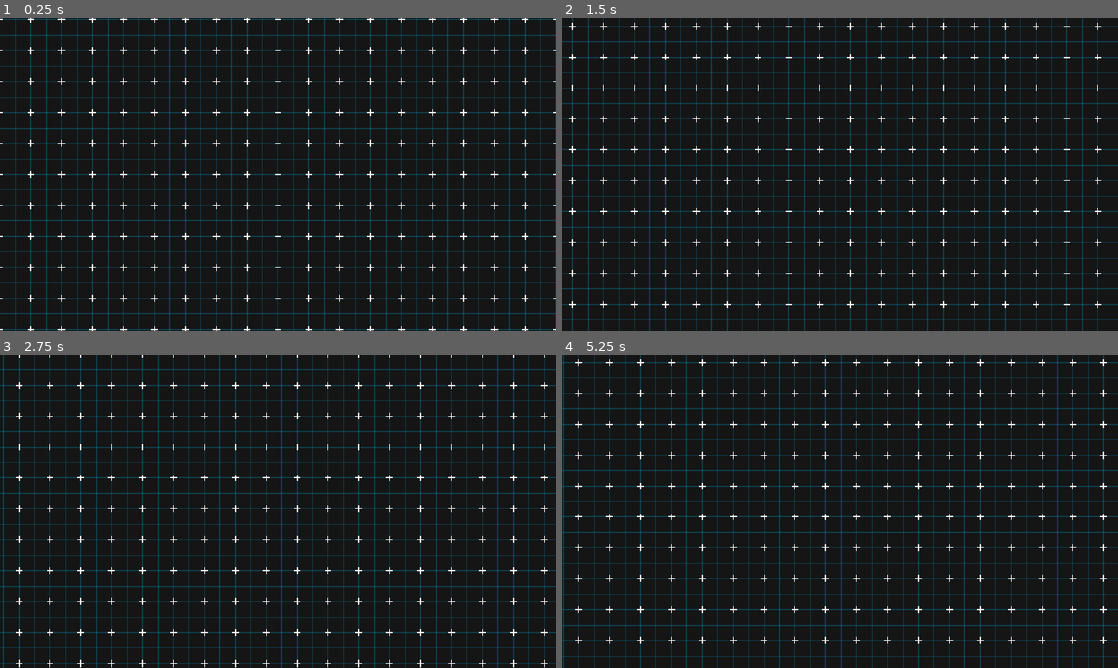
Above: before the commit, frames 1-4 (two rows, left to right).
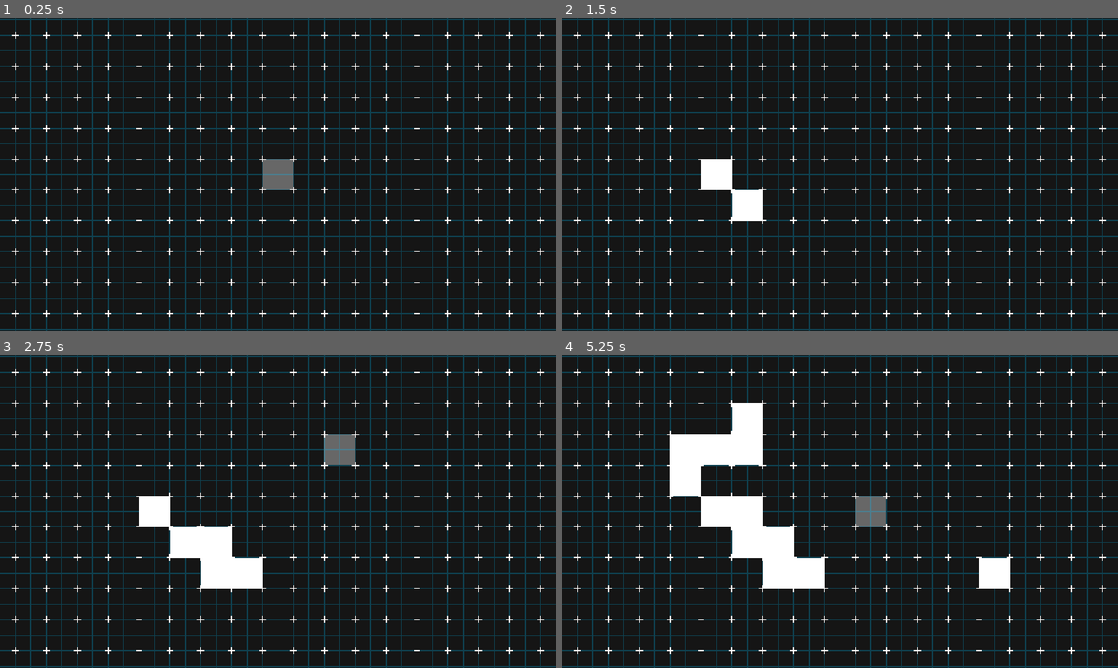
Above: after the commit, the same moments.

Repository: Justingo0/third.space-game
Game: Godot game, scene res://Scenes/test_scene.tscn
The game is run twice, just before and just after one commit, with the same random seed, the same clock (stepped at 60 frames per second) and the same inputs. Before the commit the project has no main scene; this scene is started directly in both runs.
Inputs (mouse positions are in pixels of both pictures, inside the frame that each line leads up to):
- Up to frame 1 (0.25 s): no input
- Up to frame 2 (1.5 s): tap Enter at 0.5 s; move the mouse to (962, 158) at 0.52 s; hold Right 0.53-1.25 s; hold Right mouse button (Delete, bound only after the commit) 0.53-1.25 s; click (962, 158) at 0.8 s; tap Space at 1.25 s; drag from (728, 190) to (812, 237) at 1.27 s
- Up to frame 3 (2.75 s): move the mouse to (333, 442) at 2.02 s; hold Right from 2.03 s (still down); hold Right mouse button (Delete, bound only after the commit) from 2.03 s (still down); click (333, 442) at 2.3 s
- Up to frame 4 (5.25 s): release Right at 2.75 s; release Right mouse button (Delete, bound only after the commit) at 2.75 s; tap Enter at 2.75 s; drag from (812, 574) to (673, 464) at 2.77 s; move the mouse to (1006, 558) at 3.52 s; press the mouse at (1006, 558) at 3.53 s; hold Left 3.53-4.25 s; tap Alt at 3.6 s; release the mouse at (1006, 558) at 4.25 s; tap Space at 4.25 s; drag from (673, 464) to (756, 433) at 4.27 s; move the mouse to (867, 511) at 5.02 s; hold Down from 5.03 s (still down); hold Right mouse button (Delete, bound only after the commit) from 5.03 s (still down)

The runs differ from the first frame. In frame 1, 3.8% of the frame differs, in the area x 0-100%, y 0-100%; in frame 2, 24%; in frame 3, 26%; in frame 4, 28%.

Commit message:
Placing & Breaking

Diff:
--- a/Scenes/block.tscn
+++ b/Scenes/block.tscn
@@ -1,9 +1,9 @@
 [gd_scene format=3 uid="uid://rbhy07an84kd"]
 
 [sub_resource type="RectangleShape2D" id="RectangleShape2D_p7o00"]
-size = Vector2(64, 64)
+size = Vector2(60, 60)
 
-[node name="Block" type="StaticBody2D" unique_id=1084954719]
+[node name="Block" type="Area2D" unique_id=1277094344]
 
 [node name="CollisionShape2D" type="CollisionShape2D" parent="." unique_id=309175764]
 shape = SubResource("RectangleShape2D_p7o00")
--- a/Scenes/test_scene.tscn
+++ b/Scenes/test_scene.tscn
@@ -1,8 +1,7 @@
 [gd_scene format=4 uid="uid://5rwqyho6c35a"]
 
-[ext_resource type="Script" uid="uid://gftkboq8no8a" path="res://Scripts/background_grid.gd" id="1_3dogw"]
 [ext_resource type="Script" uid="uid://dxbsch1ssmkrg" path="res://Scripts/camera.gd" id="1_r5l72"]
-[ext_resource type="Texture2D" uid="uid://8p6ceddp4tli" path="res://Assets/Tile.png" id="3_50ct6"]
+[ext_resource type="Texture2D" uid="uid://uxo54bdyjcj4" path="res://Assets/Tile.png" id="3_50ct6"]
 
 [sub_resource type="TileSetAtlasSource" id="TileSetAtlasSource_hb2xm"]
 texture = ExtResource("3_50ct6")
@@ -19,19 +18,20 @@
 [node name="TestScene" type="Node2D" unique_id=652072020]
 
 [node name="Camera" type="Camera2D" parent="." unique_id=1307628029]
-limit_left = -2304
-limit_top = -1280
-limit_right = 2240
-limit_bottom = 1344
+limit_left = -2272
+limit_top = -1248
+limit_right = 2272
+limit_bottom = 1376
 limit_smoothed = true
 position_smoothing_enabled = true
 position_smoothing_speed = 10.0
 script = ExtResource("1_r5l72")
 
-[node name="BackgroundGrid" type="Node2D" parent="." unique_id=1234085329]
-script = ExtResource("1_3dogw")
+[node name="BuildCursor" type="Node2D" parent="Camera" unique_id=78595179]
+modulate = Color(1, 1, 1, 0.3529412)
 
 [node name="TileMapLayer" type="TileMapLayer" parent="." unique_id=1952036855]
 texture_filter = 1
+position = Vector2(32, 32)
 tile_map_data = PackedByteArray("AADc/+z/AAAAAAAAAADc/+3/AAAAAAAAAADc/+7/AAAAAAAAAADc/+//AAAAAAAAAADc//D/AAAAAAAAAADc// …(46496 unchanged characters)…
 tile_set = SubResource("TileSet_p7o00")
--- a/Scripts/background_grid.gd
+++ b/Scripts/background_grid.gd
@@ -7,7 +7,7 @@
 @export var on = true
 
 var GRID_SIZE = 32
-var GRID_COLOR = Color(0.0, 0.757, 1.0, 0.22)
+var GRID_COLOR = Color.from_rgba8(0, 193, 255, 56)
 
 func _draw():
 	if on and camera:
--- a/Scripts/camera.gd
+++ b/Scripts/camera.gd
@@ -1,19 +1,67 @@
 extends Camera2D
+
+@onready var build_cursor = $BuildCursor
 
 var mouse_starting_pos = Vector2.ZERO
 var starting_cam_pos = Vector2.ZERO
 var dragging := false
 
+var building := false
+var building_object:PackedScene = preload("res://Scenes/block.tscn"):
+	set(new_object):
+		building_object = new_object
+		set_build_cursor(building_object)
+	get:
+		return building_object
+
+func _ready() -> void:
+	set_build_cursor(building_object)
+
 func _input(event: InputEvent) -> void:
 	if event is InputEventMouseButton:
-		if event.button_index == MOUSE_BUTTON_LEFT and event.is_pressed():
+		if ((event.button_index == MOUSE_BUTTON_LEFT and not building) or event.button_index == MOUSE_BUTTON_MIDDLE) and event.is_pressed():
 			mouse_starting_pos = get_global_mouse_position()
 			starting_cam_pos = position#.clamp(Vector2(limit_left, limit_top), Vector2(limit_right, limit_bottom))
 			dragging = true
-		if event.button_index == MOUSE_BUTTON_LEFT and event.is_released():
+		if ((event.button_index == MOUSE_BUTTON_LEFT and not building) or event.button_index == MOUSE_BUTTON_MIDDLE) and event.is_released():
 			dragging = false
 	elif event is InputEventMouseMotion:
 		if dragging:
 			var viewport_size = get_viewport().get_visible_rect().size
 			position = (starting_cam_pos + (mouse_starting_pos - get_global_mouse_position())).clamp(Vector2(limit_left+viewport_size.x, limit_top+viewport_size.y), Vector2(limit_right-viewport_size.x, limit_bottom-viewport_size.y))
 			#position.clamp(Vector2(limit_left, limit_top), Vector2(limit_right, limit_bottom))
+
+func _physics_process(_delta: float) -> void:
+	build_cursor.global_position = get_global_mouse_position().snapped(Vector2(64, 64))
+
+	if Input.is_action_pressed("Place"):
+		place(building_object)
+	if Input.is_action_pressed("Delete"):
+		delete()
+
+func set_build_cursor(object:PackedScene):
+	if build_cursor.get_child_count() > 1:
+		for child in build_cursor.get_children():
+			child.queue_free()
+
+	if not object:
+		building = false
+		return
+	building = true
+
+	var highlight = object.instantiate()
+	build_cursor.add_child(highlight)
+	highlight.position = Vector2.ZERO
+
+func place(object:PackedScene):
+	if not object or not building: return
+	if build_cursor.get_child(0).has_overlapping_areas(): return
+
+	var placed_object = object.instantiate()
+	get_tree().current_scene.add_child(placed_object)
+	placed_object.global_position = build_cursor.global_position
+
+func delete():
+	var deleting_objects = build_cursor.get_child(0).get_overlapping_areas()
+	if len(deleting_objects) >= 1:
+		deleting_objects[0].queue_free()
--- a/project.godot
+++ b/project.godot
@@ -11,6 +11,7 @@
 [application]
 
 config/name="Third.Space-Game"
+run/main_scene="uid://5rwqyho6c35a"
 config/features=PackedStringArray("4.7", "Mobile")
 config/icon="res://icon.svg"
 
@@ -23,6 +24,19 @@
 
 enabled=PackedStringArray("res://addons/godot_super-wakatime/plugin.cfg")
 
+[input]
+
+Place={
+"deadzone": 0.2,
+"events": [Object(InputEventMouseButton,"resource_local_to_scene":false,"resource_name":"","device":-1,"window_id":0,"alt_pressed":false,"shift_pressed":false,"ctrl_pressed":false,"meta_pressed":false,"button_mask":0,"position":Vector2(0, 0),"global_position":Vector2(0, 0),"factor":1.0,"button_index":1,"canceled":false,"pressed":false,"double_click":false,"script":null)
+]
+}
+Delete={
+"deadzone": 0.2,
+"events": [Object(InputEventMouseButton,"resource_local_to_scene":false,"resource_name":"","device":-1,"window_id":0,"alt_pressed":false,"shift_pressed":false,"ctrl_pressed":false,"meta_pressed":false,"button_mask":0,"position":Vector2(0, 0),"global_position":Vector2(0, 0),"factor":1.0,"button_index":2,"canceled":false,"pressed":false,"double_click":false,"script":null)
+]
+}
+
 [physics]
 
 3d/physics_engine="Jolt Physics"
Binary file changed: Assets/Tile.png
Not shown, changed: Assets/Tile.png.import
